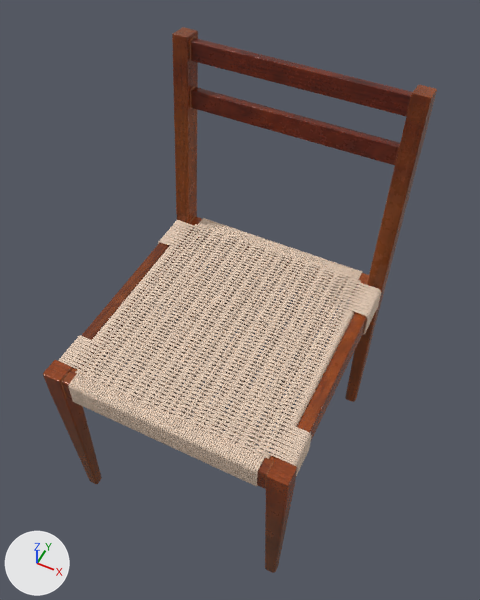
Two versions of the glTF model 网页内容/源码/src/assets/abo-test/B0857JQ3BZ.glb, one commit apart.
Both versions are drawn from a camera (50 mm lens) standing at (0.399, -0.738, 1.441) and looking at (0.002, 0.055, 0.449). Lighting does not change. The marker at lower left points along +X, +Y and +Z. The first picture is the older version. Vertices at exactly the same position are counted once.

In view in the first picture: 'RootNode'.
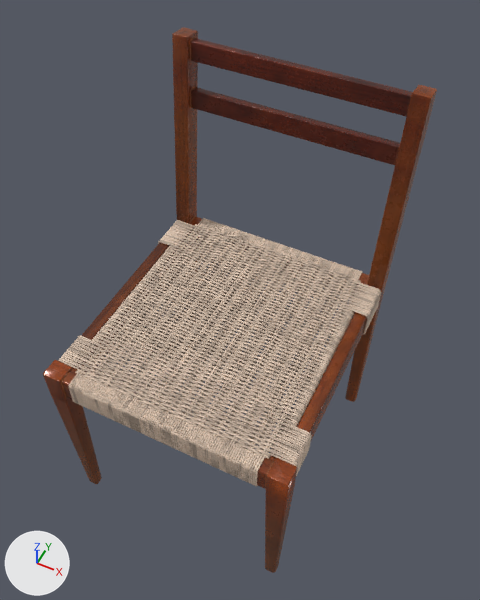
Pixel boxes [x1, y1, x2, y2] of what changed, in the pictures (480 x 600 px; the box of a moved part takes in the faces that stretch with it):
```json
{"object": "RootNode", "change": "recoloured, reshaped, moved", "before": [43, 27, 437, 573], "after": [43, 27, 437, 573]}
{"part": 1, "of": "me_rootmesh", "change": "moved or reshaped", "before": [43, 27, 437, 573], "after": [58, 219, 386, 568]}
```

Scene script edits in JSON lines:
```json
{"op": "add", "block": "mat_b0857jq3bz_trb_mdl_mr", "code": "n7 = _N.new('ShaderNodeMix'); n7.name = 'Mix'"}
{"op": "add", "block": "mat_b0857jq3bz_trb_mdl_mr", "code": "n7.data_type = 'RGBA'"}
{"op": "add", "block": "mat_b0857jq3bz_trb_mdl_mr", "code": "n7.blend_type = 'MULTIPLY'"}
{"op": "add", "block": "mat_b0857jq3bz_trb_mdl_mr", "code": "n7.inputs[0].default_value = 1.0  # 'Factor'"}
{"op": "add", "block": "mat_b0857jq3bz_trb_mdl_mr", "code": "n8 = _N.new('ShaderNodeVertexColor'); n8.name = 'Color Attribute'"}
{"block": "mat_b0857jq3bz_trb_mdl_mr", "where": "n2 = _N.new('ShaderNodeTexImage'); n2.name = 'Image Texture'"}
{"block": "mat_b0857jq3bz_trb_mdl_mr", "where": "n0 = _N.new('ShaderNodeBsdfPrincipled'); n0.name = 'Principled BSDF'"}
{"op": "remove", "block": "mat_b0857jq3bz_trb_mdl_mr", "code": "_L.new(n2.outputs[0], n0.inputs[0])  # 'Color' to 'Base Color'"}
{"op": "add", "block": "mat_b0857jq3bz_trb_mdl_mr", "code": "_L.new(n7.outputs[2], n0.inputs[0])  # 'Result' to 'Base Color'"}
{"op": "add", "block": "mat_b0857jq3bz_trb_mdl_mr", "code": "_L.new(n8.outputs[0], n7.inputs[7])  # 'Color' to 'B'"}
{"op": "add", "block": "mat_b0857jq3bz_trb_mdl_mr", "code": "_L.new(n2.outputs[0], n7.inputs[6])  # 'Color' to 'A'"}
{"block": "me_rootmesh", "where": "# used by ob_rootnode; location = (0.0, 0.024, 0.425); scale = (0.425, 0.425, 0.425)"}
{"op": "remove", "block": "me_rootmesh", "code": "me_rootmesh.from_pydata(...)  # 79927 vertices, 161088 faces; spans x -0.58..0.58, y -0.67..0.67, z -1.0..1.0"}
{"op": "add", "block": "me_rootmesh", "code": "me_rootmesh.from_pydata(...)  # 77699 vertices, 156632 faces; spans x -0.58..0.58, y -0.67..0.67, z -1.0..1.0"}
{"block": "me_rootmesh", "change": "me_rootmesh part 1: 2077 vertices moved within x -0.57..0.58, y -0.67..0.55, z -1.0..0.03; 4368 vertices removed from x -0.58..0.58, y -0.67..0.67, z -1.0..1.0; 2140 vertices added at x -0.57..0.57, y -0.67..0.55, z -0.13..0.03"}
{"op": "set", "path": "ob_rootnode.location", "old": "(0.0, 0.024, 0.425)", "new": "(0.0, 0.024, 0.426)"}
```
